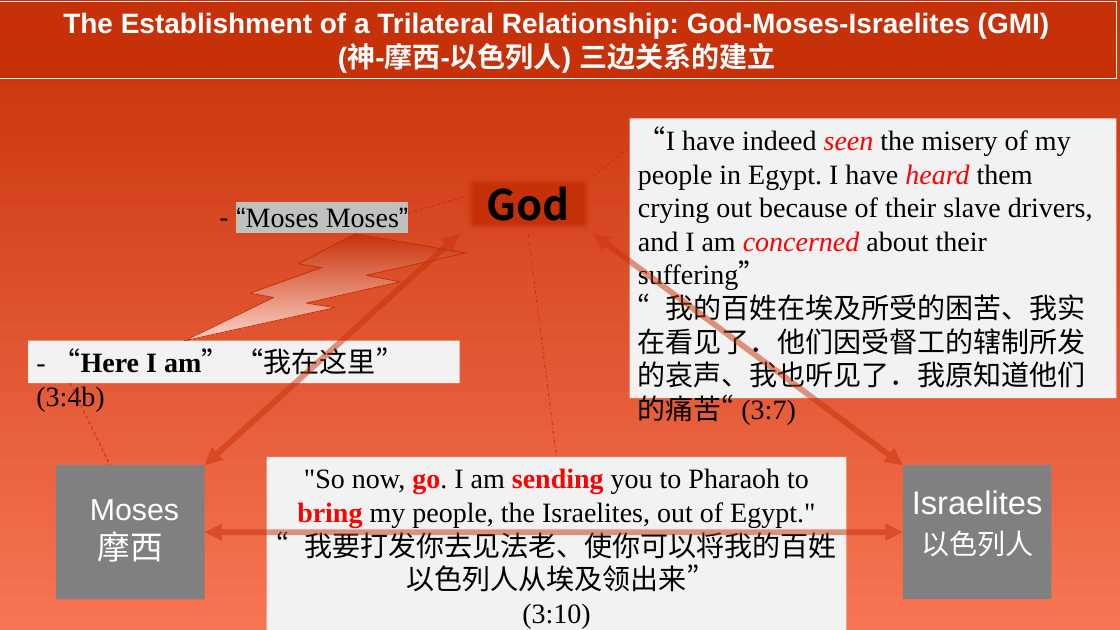
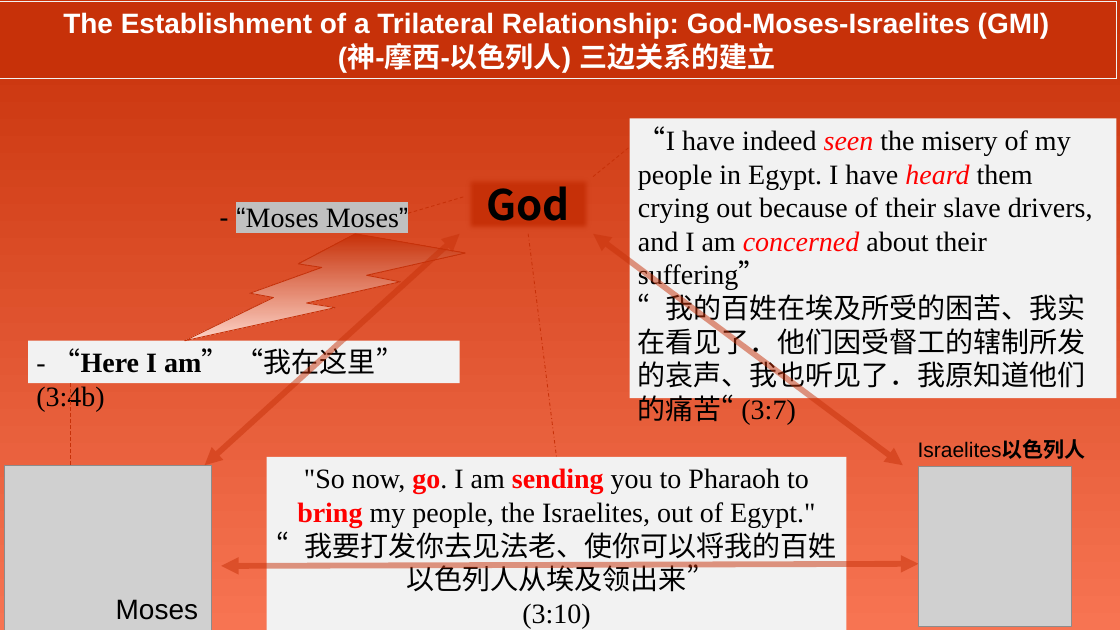
Before and after one commit to wdingbox/accc_2025_pp, a slide deck: slide 3 of ppt/Exodus/exo3_1-11.pptx. Drawn at 1120x630 pixels with LibreOffice and Linux fonts; fonts in the diff are those of the drawing; grey boxes stand for pictures; background and template pictures are left out. Boxes give left, top, right and bottom in pixels: in the first picture for what was removed or moved away, otherwise in the second. Text is boxed around its words. In the diff, an @@ line names an element or a change of style, - is before the commit and + after.

```diff
--- a/ppt/Exodus/exo3_1-11.pptx
+++ b/ppt/Exodus/exo3_1-11.pptx
@@ line moved from (71, 383) - (110, 465) to (71, 383) - (71, 465) @@
@@ text "Israelites以色列人" moved from (x1=903, y1=465, x2=1052, y2=600) to (x1=918, y1=440, x2=1086, y2=459) @@
@@ text "Israelites以色列人" at (x1=918, y1=440, x2=1086, y2=459): fill #808080 to none @@
@@ text at (x1=918, y1=440, x2=1086, y2=459): text changed; size 28 to 18 pt; text colour #FFFFFF to #000000 @@
-Israelites
-以色列人
+Israelites以色列人
@@ picture added at (x1=5, y1=465, x2=212, y2=630) @@
@@ text removed at (x1=56, y1=465, x2=205, y2=600) @@
-Moses
-摩西
@@ picture added at (x1=918, y1=466, x2=1071, y2=627) @@
@@ double arrow moved from (205, 533) - (903, 533) to (221, 566) - (918, 564) @@
@@ text added at (x1=116, y1=599, x2=198, y2=620), 24 pt, text #000000 @@
+Moses
```
Also in this commit, not shown: 4 other slides changed, 1 other file.
